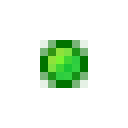
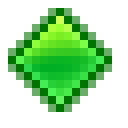
Before/after of a 128 × 128 layered artwork. What changed in the layer stack:
hid "Dot 0" over (x1=48, y1=48, x2=80, y2=80)
showed "Rhomb 0" over (x1=16, y1=16, x2=104, y2=104)
